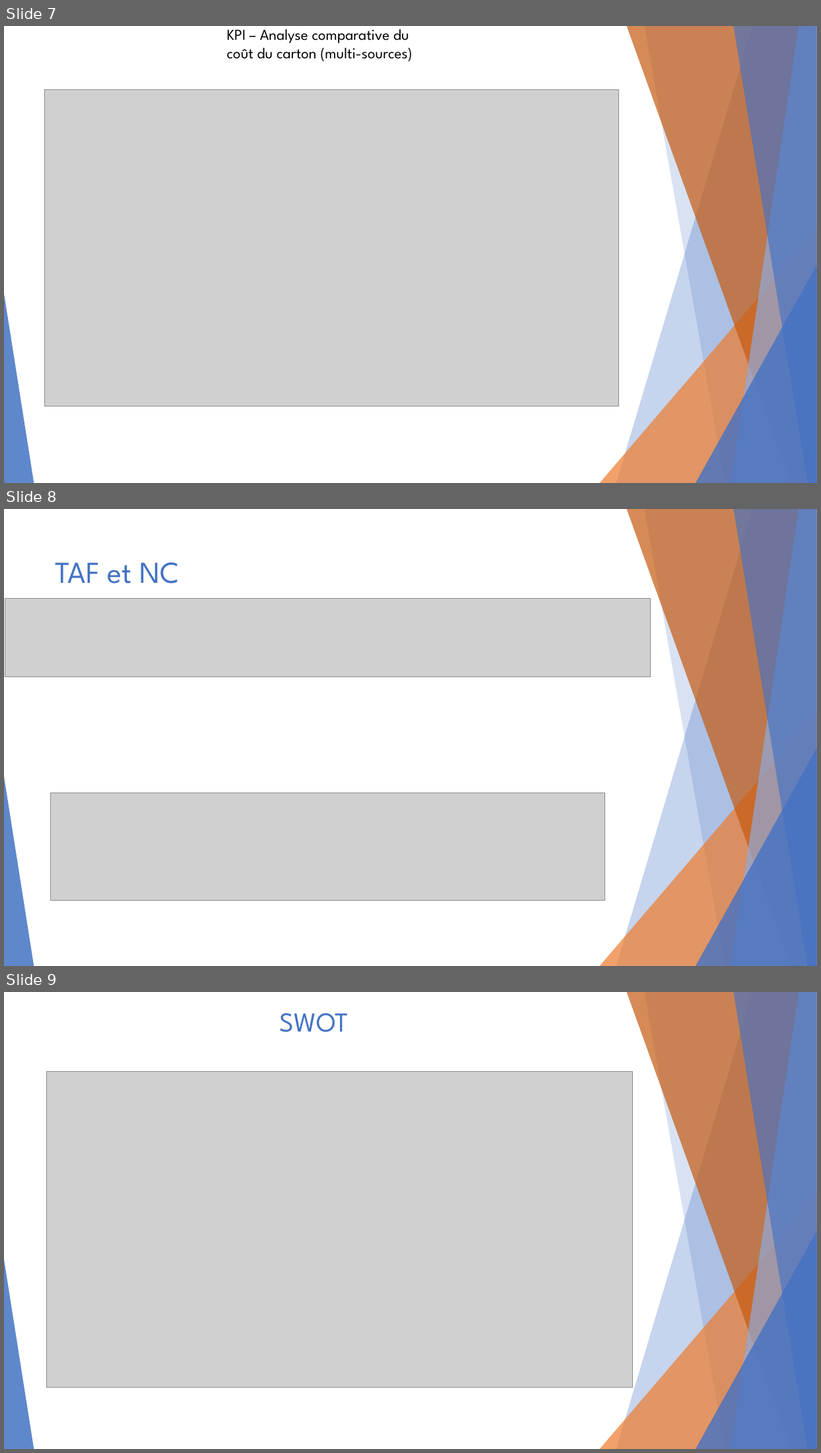
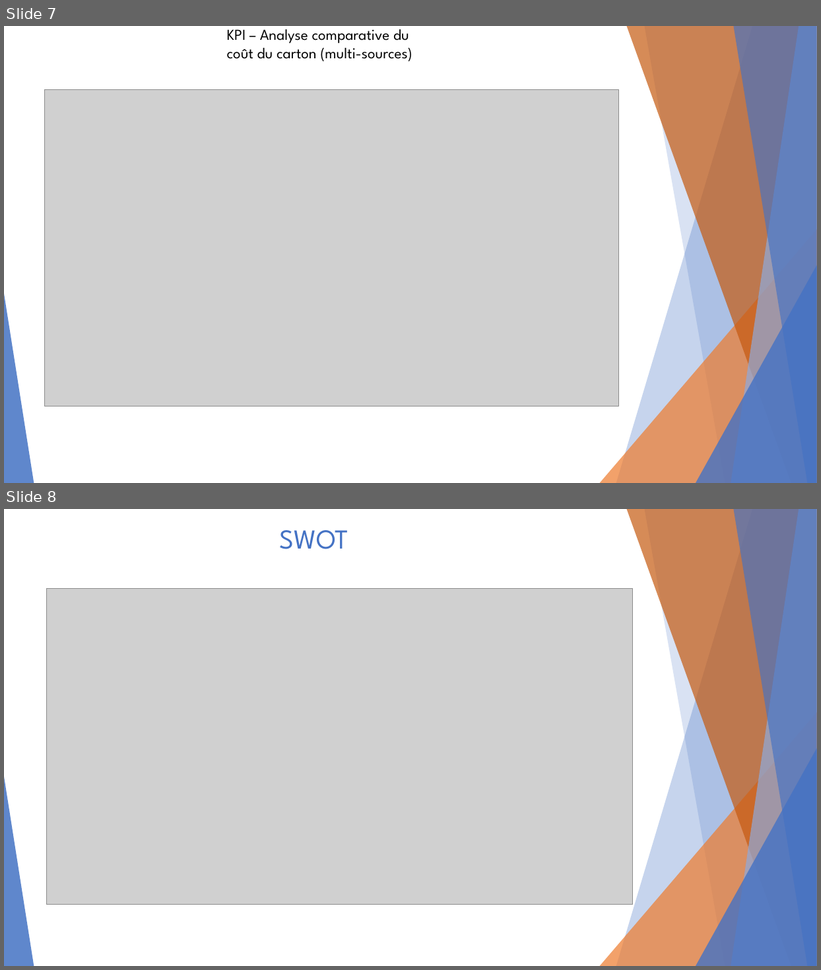
Before and after one commit to mohamedayoub123/erp-rodis, a slide deck: assets/pptx/revue-processus-pr4-modele.pptx. Shown one above the other, each under a label of ours: slides 7, 8 and 9 before the commit, slides 7 and 8 after it. The pictures are 821x1453 and 821x970 pixels, drawn with LibreOffice and Linux fonts; fonts in the diff are those of the drawing; grey boxes stand for pictures. Boxes give left, top, right and bottom in pixels: in the first picture for what was removed or moved away, otherwise in the second. Text is boxed around its words. In the diff, an @@ line names an element or a change of style, - is before the commit and + after.

```diff
--- a/assets/pptx/revue-processus-pr4-modele.pptx
+++ b/assets/pptx/revue-processus-pr4-modele.pptx
@@ slide 8 removed at [4, 509, 817, 966], background #FFFFFF; not listed: 10 template elements that a slide beside it also shows @@
@@ title removed at [55, 562, 179, 584] @@
-TAF et NC
@@ picture removed at [5, 598, 651, 677] @@
@@ picture removed at [50, 793, 605, 900] @@
@@ what was slide 9 is now slide 8 @@
```
Also in this commit, not shown: 2 other files.
